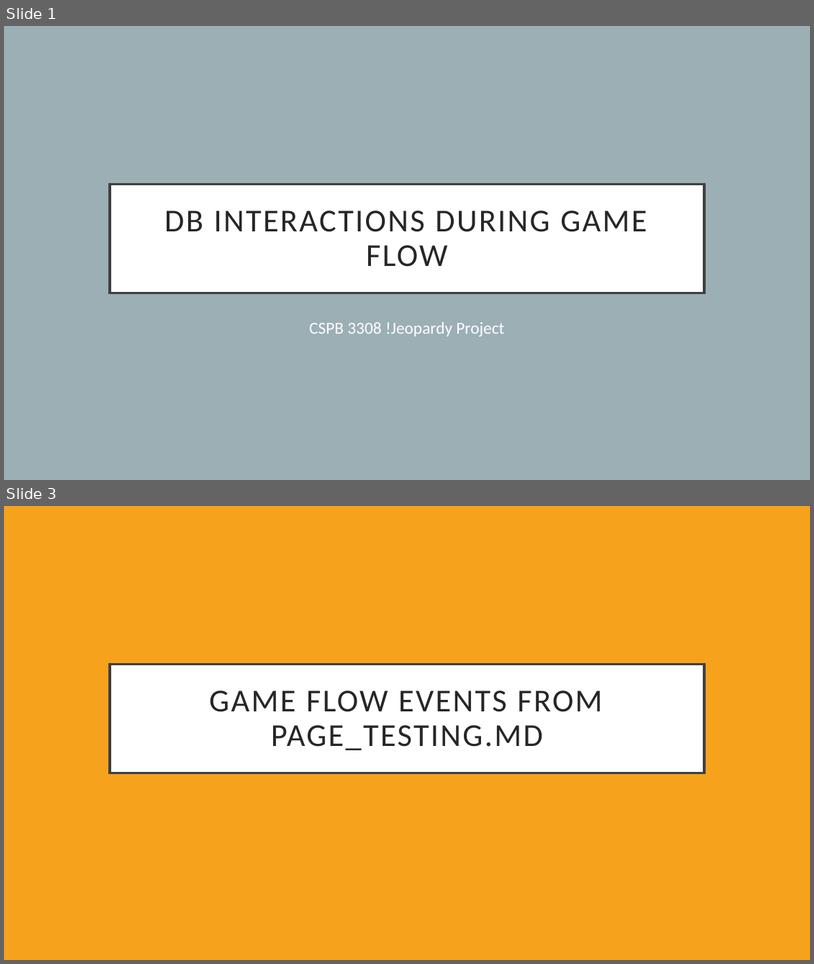
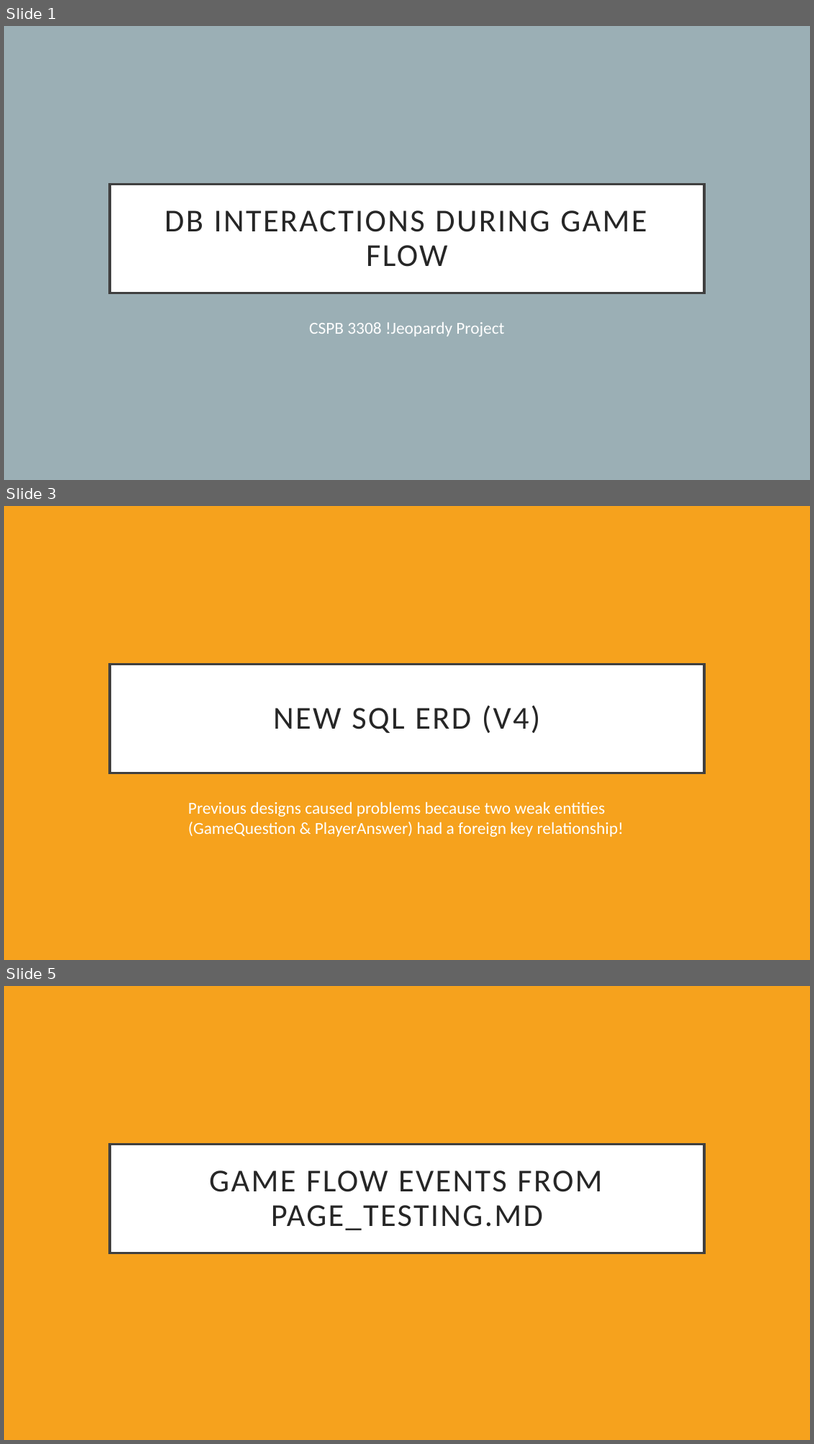
Before and after one commit to trentbrivers/Project-Development-3308, a slide deck: DB_Logic.pptx. Shown one above the other, each under a label of ours: slides 1 and 3 before the commit, slides 1, 3 and 5 after it; the slides between them are not shown. The pictures are 814x964 and 814x1444 pixels, drawn with LibreOffice and Linux fonts; fonts in the diff are those of the drawing. Boxes give left, top, right and bottom in pixels: in the first picture for what was removed or moved away, otherwise in the second. Text is boxed around its words. In the diff, an @@ line names an element or a change of style, - is before the commit and + after.

```diff
--- a/DB_Logic.pptx
+++ b/DB_Logic.pptx
@@ slide 3 added at box(4, 506, 810, 960), background #F6A21D @@
@@ title added at box(110, 664, 705, 773), fill #FFFFFF, outline #404040 3 pt, 38 pt, text #262626 @@
+NEW SQL ERD (V4)
@@ text added at box(188, 801, 624, 836), 20 pt, text #FFFFFF @@
+Previous designs caused problems because two weak entities (GameQuestion & PlayerAnswer) had a foreign key relationship!
@@ what was slide 3 is now slide 5 @@
```
Also in this commit, not shown: 4 slides changed, 1 other slide added, 1 other file.
